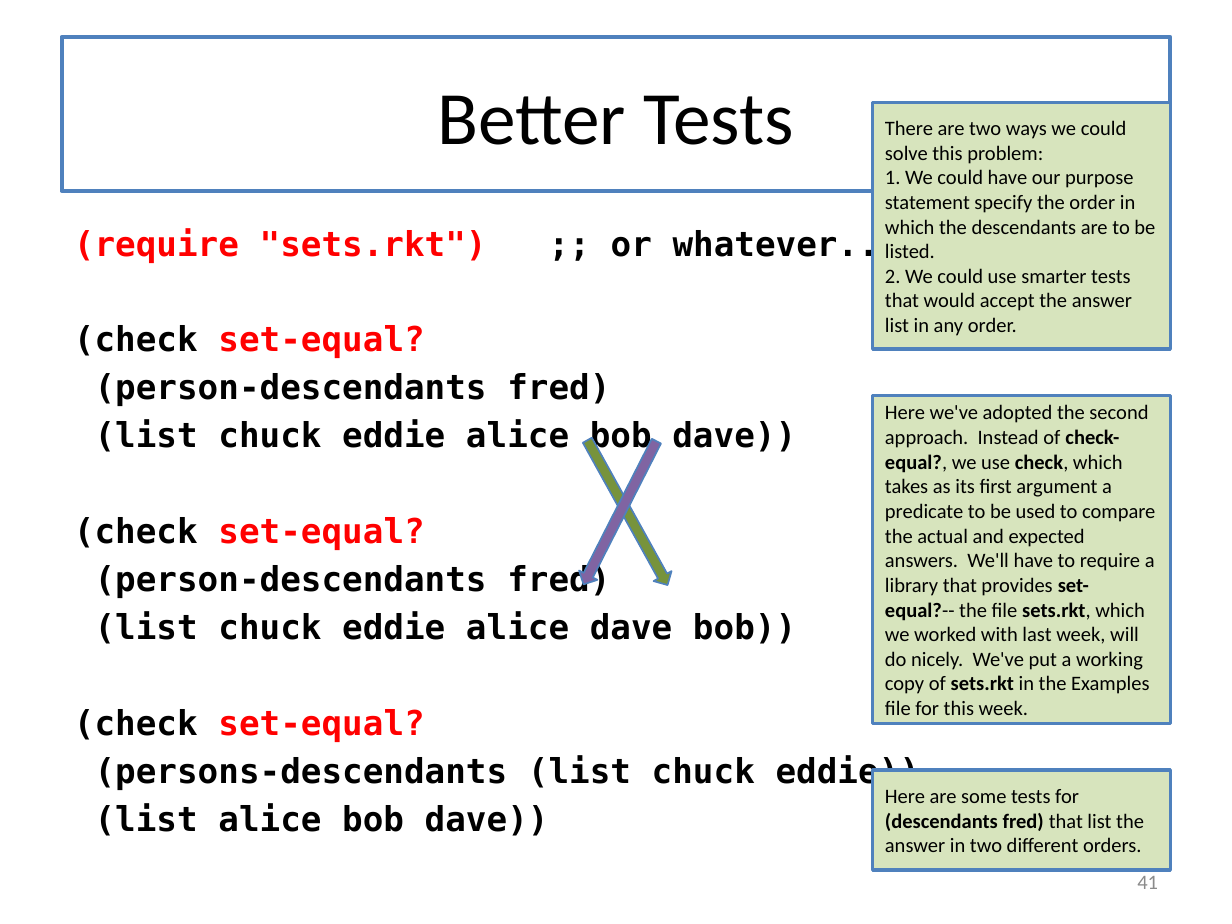
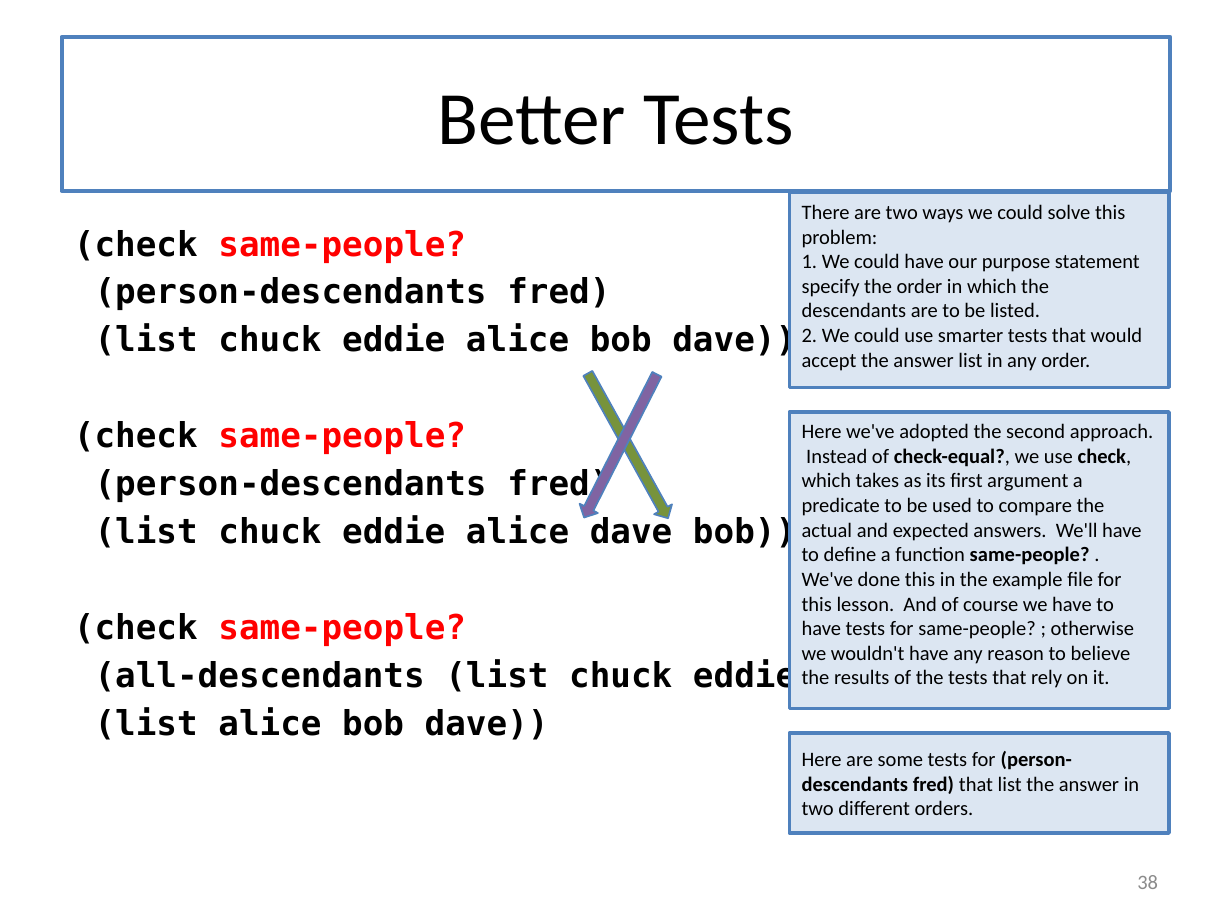
Before and after one commit to mwand/cs5010f17, a slide deck: slide 38 of Slides/Lesson 5.X Trees and Graphs - Combined Slides.pptx (slide 41 before the commit). Drawn at 1232x924 pixels with LibreOffice and Linux fonts; fonts in the diff are those of the drawing. Boxes give left, top, right and bottom in pixels: in the first picture for what was removed or moved away, otherwise in the second. Text is boxed around its words. In the diff, an @@ line names an element or a change of style, - is before the commit and + after.

```diff
--- a/Slides/Lesson 5.X Trees and Graphs - Combined Slides.pptx
+++ b/Slides/Lesson 5.X Trees and Graphs - Combined Slides.pptx
@@ rectangle "There are two ways we ...": place and size @@
-rectangle "There are two ways we ..." at <box>872,102,1170,349</box>
+rectangle "There are two ways we ..." at <box>790,192,1169,387</box>
@@ rectangle "There are two ways we ..." at <box>790,192,1169,387</box>: vertical alignment middle to top; fill #D7E4BD to #DCE6F2 @@
@@ text at <box>74,230,466,263</box>: text changed @@
-(require "sets.rkt") ;; or whatever...
-(check set-equal?
+(check same-people?
@@ right arrow: place and size @@
-right arrow at <box>574,437,665,589</box>
+right arrow at <box>574,370,665,523</box>
@@ right arrow: place and size @@
-right arrow at <box>578,436,676,590</box>
+right arrow at <box>578,369,676,524</box>
@@ rectangle "Here we've adopted the second ..." at <box>790,411,1169,708</box>: vertical alignment middle to top; fill #D7E4BD to #DCE6F2 @@
@@ rectangle "Here we've adopted the second ...": place and size @@
-rectangle "Here we've adopted the second ..." at <box>872,395,1170,724</box>
+rectangle "Here we've adopted the second ..." at <box>790,411,1169,708</box>
@@ text at <box>74,421,466,454</box>: text changed @@
-(check set-equal?
+(check same-people?
@@ text in rectangle at <box>802,423,1153,688</box>: text changed @@
-Here we've adopted the second approach. Instead of check-equal?, we use check, which takes as its first argument a predicate to be used to compare the actual and expected answers. We'll have to require a library that provides set-equal?-- the file sets.rkt, which we worked with last week, will do nicely. We've put a working copy of sets.rkt in the Examples file for this week.
+Here we've adopted the second approach. Instead of check-equal?, we use check, which takes as its first argument a predicate to be used to compare the actual and expected answers. We'll have to define a function same-people? . We've done this in the example file for this lesson. And of course we have to have tests for same-people? ; otherwise we wouldn't have any reason to believe the results of the tests that rely on it.
@@ text at <box>74,613,837,695</box>: text changed @@
-(check set-equal?
-(persons-descendants (list chuck eddie))
+(check same-people?
+(all-descendants (list chuck eddie))
@@ rectangle "Here are some tests for ...": place and size @@
-rectangle "Here are some tests for ..." at <box>872,770,1170,870</box>
+rectangle "Here are some tests for ..." at <box>790,733,1169,833</box>
@@ rectangle "Here are some tests for ..." at <box>790,733,1169,833</box>: fill #D7E4BD to #DCE6F2 @@
@@ text in rectangle at <box>802,751,1139,815</box>: text changed @@
-Here are some tests for (descendants fred) that list the answer in two different orders.
+Here are some tests for (person-descendants fred) that list the answer in two different orders.
@@ page number at <box>1137,875,1158,889</box>: text changed @@
-41
+38
```
Also in this commit, not shown: 30 other slides changed, 1 slide added, 4 slides removed, 51 other files.
